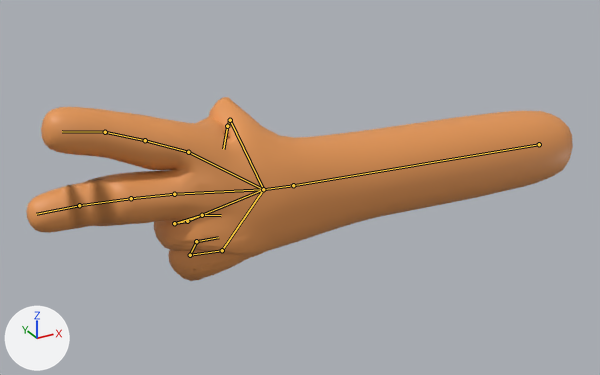
Two versions of the glTF model assets/tom/neu/s2_Schere_WIN.glb, one commit apart.
One viewpoint serves both versions: a 50 mm camera at (-41.3, -40.5, 25.0) aimed at (-17.9, 2.1, 3.6). Every picture has the same lights, and +X, +Y and +Z are marked at lower left. Both versions are drawn at frame 48 of the action 'schere'; the numbers are the values there. The bones that bend it are drawn over the model as lines.
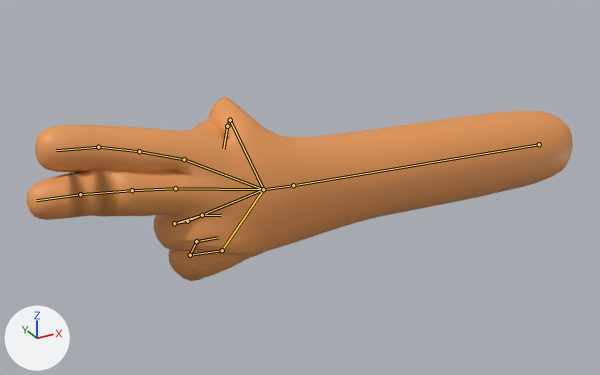
Commit message: updated player 1 papier win + loss updated player 2 schere win

Changed parts and their boxes [x1, y1, x2, y2] in the pictures (600 x 375 px):
'Cube', posed
    both: [26, 97, 573, 281]
bone 'Bone.003', root to tip
    before: (263, 189) to (188, 152)
    after: (263, 189) to (184, 159)
bone 'Bone.004', root to tip
    before: (263, 189) to (174, 194)
    after: (263, 189) to (175, 188)

Diff of the bpy script that builds the scene:
```diff
--- a/assets/tom/neu/s2_Schere_WIN.glb.py
+++ b/assets/tom/neu/s2_Schere_WIN.glb.py
@@ bone_bone_003 @@
 bone_bone_003 = bpy.data.objects['schere'].pose.bones['Bone.003']  # child of 'Bone.001'
-bone_bone_003.rotation_quaternion = (1.0, 0.0, 0.0, 0.0)  # degrees (0, 0, 0)
+bone_bone_003.rotation_quaternion = (0.999, -0.012, -0.003, 0.046)  # degrees (-1, 0, 5)
@@ bone_bone_004 @@
 bone_bone_004 = bpy.data.objects['schere'].pose.bones['Bone.004']  # child of 'Bone.001'
-bone_bone_004.rotation_quaternion = (0.999, -0.013, 0.015, -0.048)  # degrees (-2, 2, -6)
+bone_bone_004.rotation_quaternion = (0.997, -0.004, 0.013, -0.08)  # degrees (-1, 1, -9)
```
